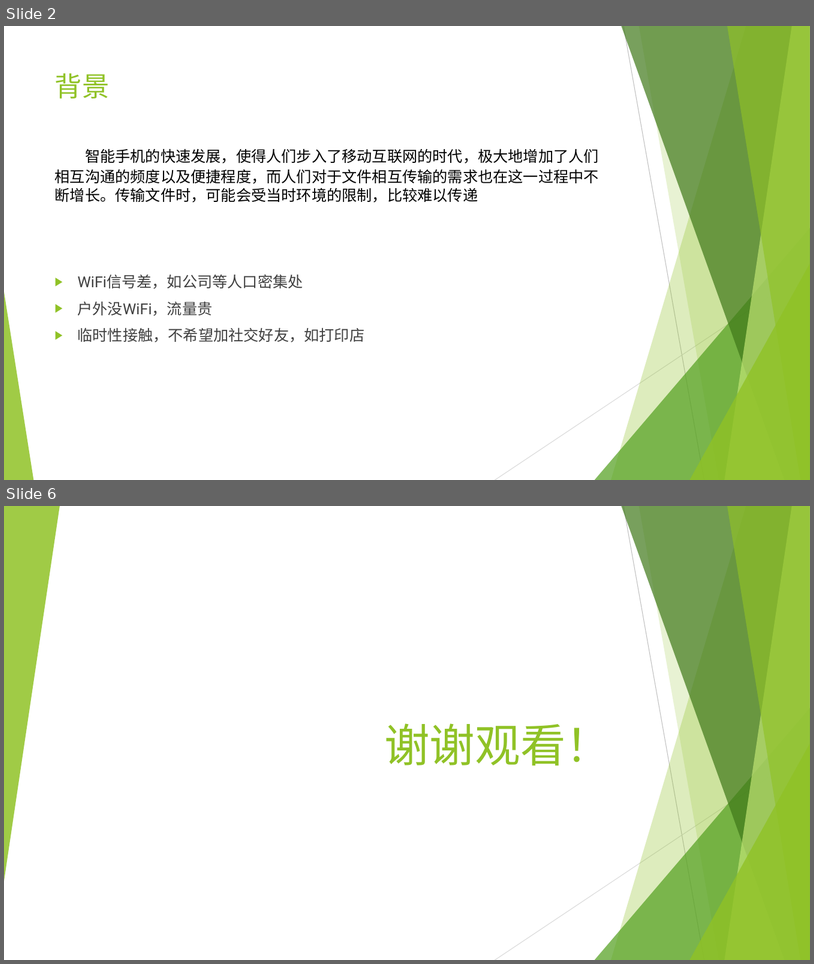
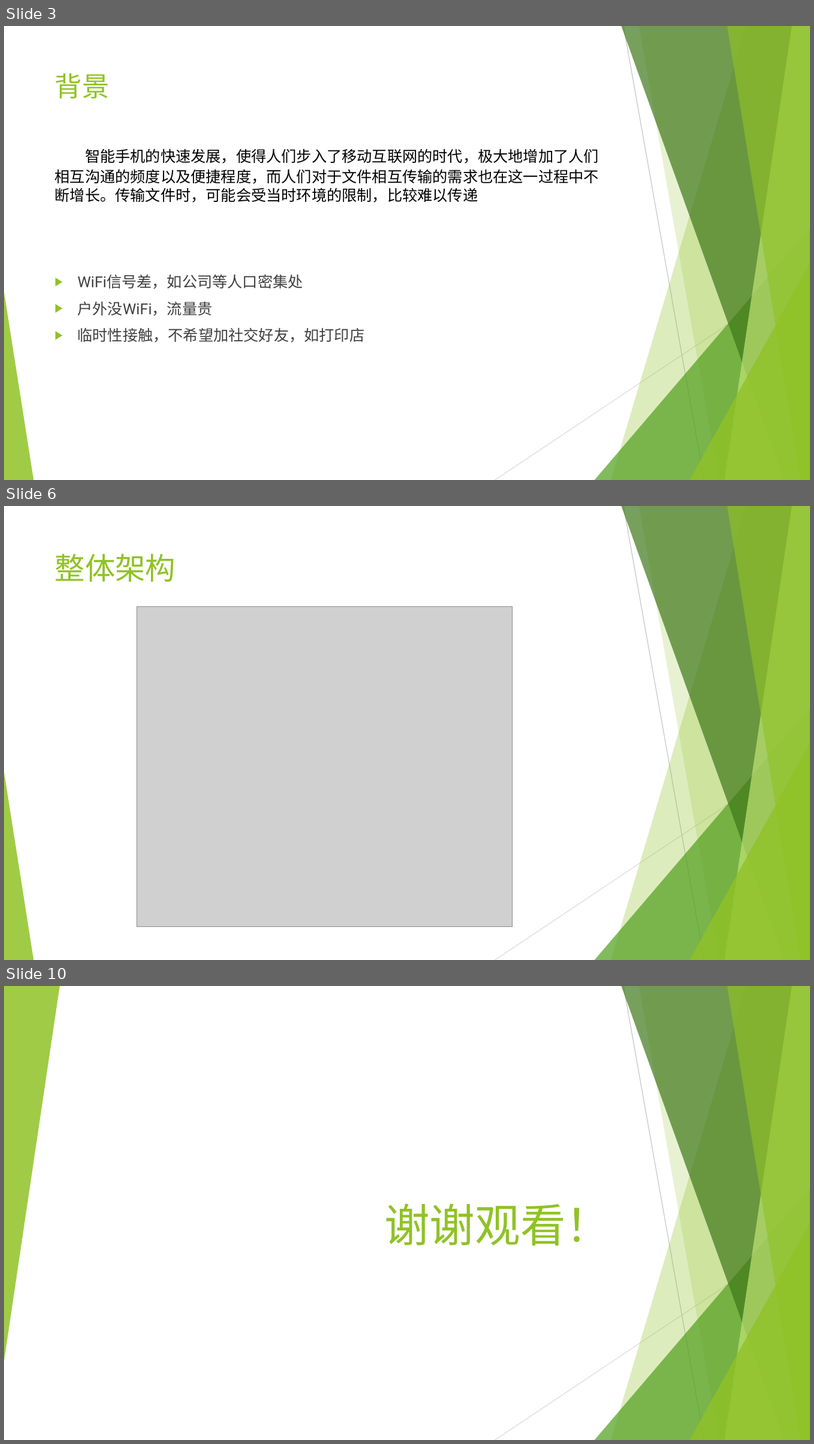
Before and after one commit to taozh1218/bishe, a slide deck: 毕设答辩.pptx. Shown one above the other, each under a label of ours: slides 2 and 6 before the commit, slides 3, 6 and 10 after it; the slides between them are not shown. The pictures are 814x964 and 814x1444 pixels, drawn with LibreOffice and Linux fonts; fonts in the diff are those of the drawing; grey boxes stand for pictures. Boxes give left, top, right and bottom in pixels: in the first picture for what was removed or moved away, otherwise in the second. Text is boxed around its words. In the diff, an @@ line names an element or a change of style, - is before the commit and + after.

```diff
--- a/毕设答辩.pptx
+++ b/毕设答辩.pptx
@@ slide 6 added at (x1=4, y1=506, x2=810, y2=960), background #FFFFFF; not listed: 10 template elements that a slide beside it also shows @@
@@ title added at (x1=55, y1=553, x2=176, y2=582), 36 pt, text #90C226 @@
+整体架构
@@ picture added at (x1=137, y1=606, x2=512, y2=927) @@
@@ what was slide 2 is now slide 3 @@
@@ what was slide 6 is now slide 10 @@
```
Also in this commit, not shown: 4 slides changed, 3 other slides added, 38 other files.
